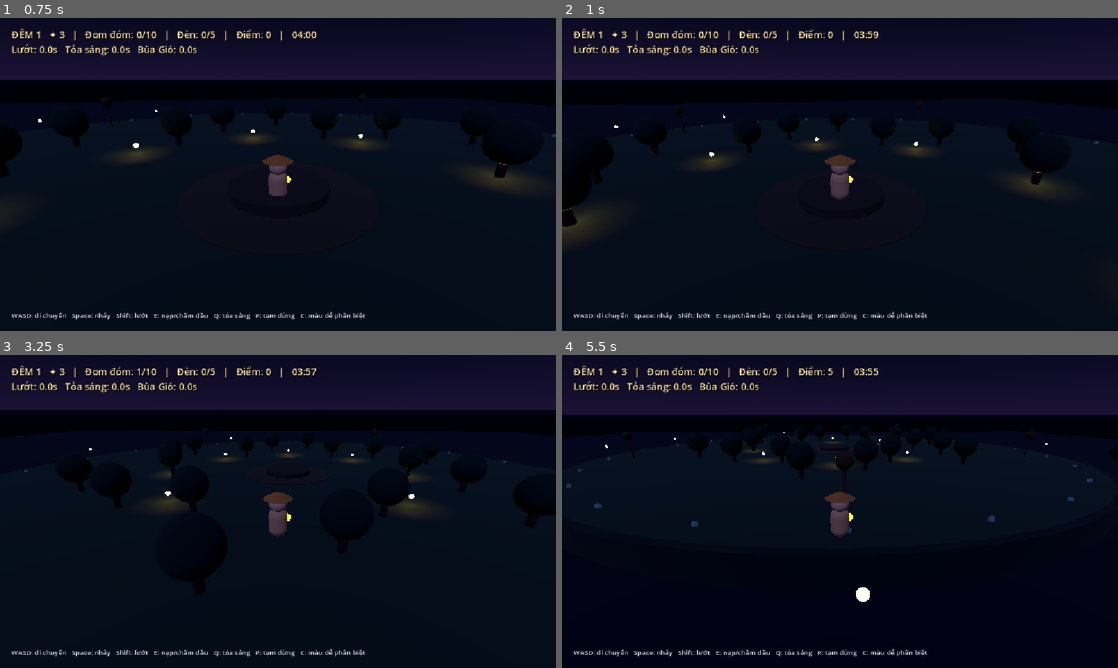
Above: before the commit, frames 1-4 (two rows, left to right).
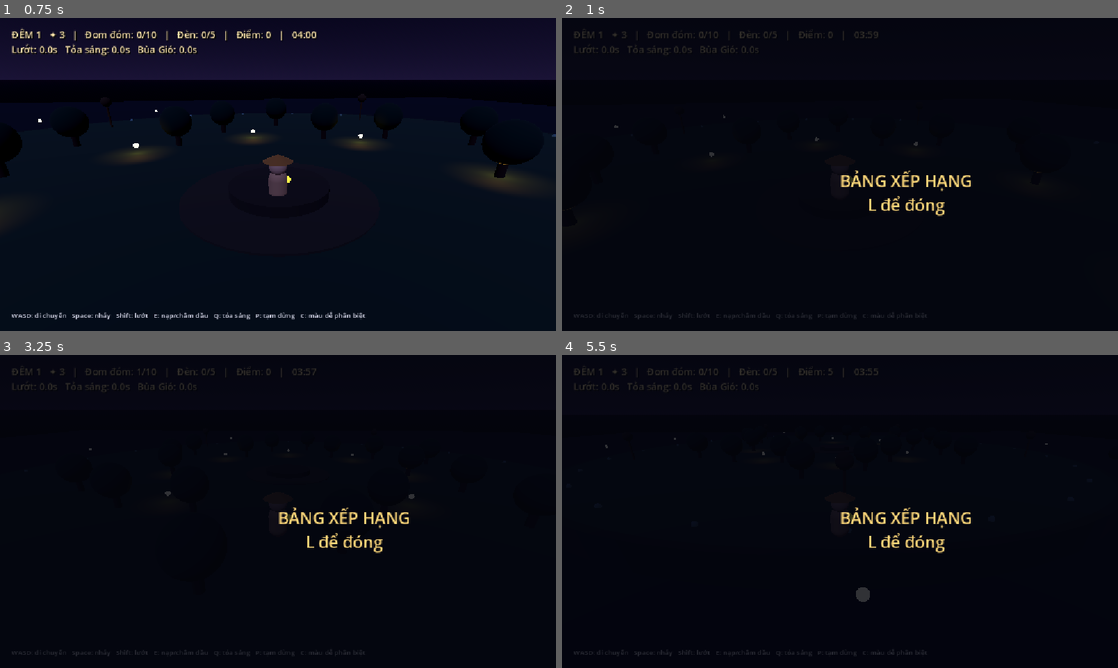
Above: after the commit, the same moments.

Repository: ViTL-AI26/K5-L3A-DAY12-TruongLoiVi-2A202603441-AI-SDLC-Dao-Den-Long
Game: Godot game, scene res://scenes/main.tscn
The game is run twice, just before and just after one commit, with the same random seed, the same clock (stepped at 60 frames per second) and the same inputs.
Inputs (mouse positions are in pixels of both pictures, inside the frame that each line leads up to):
- Up to frame 1 (0.75 s): tap Enter at 0.5 s; move the mouse to (305, 174) at 0.52 s; hold W from 0.53 s (still down); hold Enter from 0.53 s (still down); click (305, 174) at 0.67 s
- Up to frame 2 (1 s): keep holding W; keep holding Enter; tap Space at 0.77 s; tap L at 0.8 s
- Up to frame 3 (3.25 s): keep holding W; move the mouse to (250, 511) at 1.27 s; release Enter at 1.28 s; tap L at 1.35, 3.05 s; tap Space at 1.52, 3.02 s; tap E at 1.55 s; move the mouse to (289, 505) at 2.02 s; hold E 2.03-2.78 s; tap Enter at 2.3, 2.85 s; move the mouse to (272, 517) at 2.77 s; click (272, 517) at 2.92 s
- Up to frame 4 (5.5 s): keep holding W; move the mouse to (878, 514) at 3.52 s; hold E 3.53-4.28 s; tap L at 3.6, 5.3 s; tap Space at 3.77, 4.52 s; move the mouse to (795, 508) at 4.27 s; tap R at 4.35 s; tap Enter at 4.55 s; move the mouse to (845, 511) at 5.02 s; hold E from 5.03 s (still down); click (845, 511) at 5.17 s

Frame 1 is identical in both runs. In frame 2, 12% of the frame differs, in the area x 0-100%, y 3-97%; in frame 3, 11%; in frame 4, 11%.

Commit message:
Complete Phase 4 release tooling

Diff:
--- /dev/null
+++ b/bench.json
@@ -0,0 +1 @@
+{"avg_fps":144.928502383254,"contract_version":"1.3","frame_ms_p95":7.0,"frames":4348,"load_ms":22,"os":"macOS","p1_low_fps":125.0,"peak_mem_mb":83.6425457000732,"renderer":"Godot 4.7.2-stable (official) / gl_compatibility","vsync_off":true}
--- a/game.contract.json
+++ b/game.contract.json
@@ -1,9 +1,11 @@
 {
-  "contract_version": "1.2",
+  "contract_version": "1.3",
   "team": "2A202603441-TruongLoiVi",
   "build_cmd": "godot --headless --path . --editor --quit",
-  "run_cmd": "godot --path .",
+  "run_cmd": "godot --path . --script res://scripts/runtime/run.gd --",
   "headless_cmd": "godot --headless --path . --script res://scripts/headless/main.gd --",
+  "bench_cmd": "godot --path . --script res://scripts/benchmark/main.gd --",
+  "soak_cmd": "godot --headless --path . --script res://scripts/soak/main.gd --",
   "tuning": {
     "player_speed": 6.0,
     "carry_capacity": 10,
--- /dev/null
+++ b/scripts/benchmark/main.gd
@@ -0,0 +1,130 @@
+extends SceneTree
+
+var duration_s := 30.0
+var out_path := "bench.json"
+var started_ms := 0
+var first_frame_ms := 0
+var last_frame_ms := 0
+var measured_s := 0.0
+var samples: Array[float] = []
+var peak_mem_mb := 0.0
+var camera: Camera3D
+
+
+func _initialize() -> void:
+	started_ms = Time.get_ticks_msec()
+	var args := OS.get_cmdline_user_args()
+	for i in range(args.size() - 1):
+		if args[i] == "--duration": duration_s = float(args[i + 1])
+		if args[i] == "--out": out_path = args[i + 1]
+	DisplayServer.window_set_size(Vector2i(1280, 720))
+	DisplayServer.window_set_mode(DisplayServer.WINDOW_MODE_WINDOWED)
+	DisplayServer.window_set_vsync_mode(DisplayServer.VSYNC_DISABLED)
+	_build_scene()
+	process_frame.connect(_frame)
+
+
+func _rss_mb() -> float:
+	var out: Array = []
+	if OS.execute("ps", ["-o", "rss=", "-p", str(OS.get_process_id())], out) == 0 and not out.is_empty():
+		return float(str(out[0]).strip_edges()) / 1024.0
+	return float(OS.get_static_memory_usage()) / 1048576.0
+
+
+func _material(color: Color, glow: float = 0.0) -> StandardMaterial3D:
+	var material := StandardMaterial3D.new()
+	material.albedo_color = color
+	material.metallic = 0.0
+	material.roughness = 0.8
+	material.emission_enabled = glow > 0.0
+	material.emission = color
+	material.emission_energy_multiplier = glow
+	return material
+
+
+func _sphere(parent: Node3D, position: Vector3, radius: float, color: Color, glow: float = 0.0) -> void:
+	var mesh := SphereMesh.new()
+	mesh.radius = radius
+	mesh.height = radius * 2.0
+	var node := MeshInstance3D.new()
+	node.position = position
+	node.mesh = mesh
+	node.material_override = _material(color, glow)
+	parent.add_child(node)
+
+
+func _build_scene() -> void:
+	var world := Node3D.new()
+	get_root().add_child(world)
+	var env := Environment.new()
+	env.background_mode = Environment.BG_COLOR
+	env.background_color = Color("0E1430")
+	env.ambient_light_source = Environment.AMBIENT_SOURCE_COLOR
+	env.ambient_light_color = Color("1B2350")
+	env.ambient_light_energy = 0.5
+	var environment := WorldEnvironment.new()
+	environment.environment = env
+	world.add_child(environment)
+	var island := CylinderMesh.new()
+	island.top_radius = 40.0
+	island.bottom_radius = 40.0
+	island.height = 1.0
+	var island_node := MeshInstance3D.new()
+	island_node.position = Vector3(0,-0.5,0)
+	island_node.mesh = island
+	island_node.material_override = _material(Color("2F5D50"))
+	world.add_child(island_node)
+	for i in 200:
+		var angle := TAU * float(i) / 200.0
+		var radius := 4.0 + 34.0 * sqrt(float(i + 1) / 201.0)
+		_sphere(world, Vector3(cos(angle) * radius, 0.8, sin(angle) * radius), 0.35, Color("120A1A"))
+	for i in 100:
+		var angle := TAU * float(i) / 100.0
+		_sphere(world, Vector3(cos(angle) * 32.0, 0.35, sin(angle) * 32.0), 0.10, Color("FFF6C2"), 1.5)
+	for position in [Vector3(0,0,25), Vector3(23.8,0,7.7), Vector3(14.7,0,-20.2)]:
+		_sphere(world, position + Vector3(0,2,0), 0.55, Color("FFB347"), 2.0)
+		var light := OmniLight3D.new()
+		light.position = position + Vector3(0,2,0)
+		light.light_color = Color("FFB347")
+		light.omni_range = 10.0
+		light.light_energy = 1.5
+		world.add_child(light)
+	camera = Camera3D.new()
+	camera.current = true
+	world.add_child(camera)
+
+
+func _frame() -> void:
+	var now := Time.get_ticks_msec()
+	if first_frame_ms == 0:
+		first_frame_ms = now
+		last_frame_ms = now
+	var dt_ms := maxf(0.001, float(now - last_frame_ms))
+	last_frame_ms = now
+	var elapsed := float(now - first_frame_ms) / 1000.0
+	var angle := TAU * fmod(elapsed, 15.0) / 15.0
+	camera.position = Vector3(cos(angle) * 30.0, 15.0, sin(angle) * 30.0)
+	camera.look_at(Vector3.ZERO)
+	peak_mem_mb = maxf(peak_mem_mb, _rss_mb())
+	if elapsed > 3.0:
+		samples.append(dt_ms)
+		measured_s += dt_ms / 1000.0
+	if measured_s >= duration_s:
+		_finish()
+
+
+func _finish() -> void:
+	if samples.is_empty(): return
+	var sorted := samples.duplicate()
+	sorted.sort()
+	var total := 0.0
+	for value in samples: total += value
+	var p95_index := clampi(int(ceil(0.95 * sorted.size())) - 1, 0, sorted.size() - 1)
+	var k := maxi(1, int(ceil(0.01 * sorted.size())))
+	var worst_total := 0.0
+	for i in range(k): worst_total += sorted[sorted.size() - 1 - i]
+	var report := {"contract_version":"1.3", "avg_fps":1000.0 * samples.size() / total, "p1_low_fps":1000.0 / (worst_total / k), "frame_ms_p95":sorted[p95_index], "frames":samples.size(), "load_ms":first_frame_ms - started_ms, "peak_mem_mb":peak_mem_mb, "vsync_off":true, "renderer":"Godot %s / %s" % [Engine.get_version_info().get("string", "4"), RenderingServer.get_current_rendering_method()], "os":OS.get_name()}
+	var file := FileAccess.open(out_path, FileAccess.WRITE)
+	file.store_string(JSON.stringify(report))
+	file.close()
+	quit(0)
--- a/scripts/gameplay/graphical_game.gd
+++ b/scripts/gameplay/graphical_game.gd
@@ -1,6 +1,7 @@
 extends Node3D
 
 const SimulationScript = preload("res://scripts/core/simulation.gd")
+const LeaderboardScript = preload("res://scripts/runtime/leaderboard.gd")
 const TICK_RATE := 60.0
 const ISLAND_RADIUS := 30.0
 const LANTERN_RADIUS := 20.0
@@ -27,9 +28,19 @@
 var current_night := 1
 var campaign_score := 0
 var colorblind_mode := false
+var current_seed := 0
+var name_input: LineEdit
+var awaiting_score_name := false
+var viewing_leaderboard := false
 
 
 func _ready() -> void:
+	var args := OS.get_cmdline_user_args()
+	for i in range(args.size() - 1):
+		if args[i] == "--export-leaderboard":
+			LeaderboardScript.export_to(args[i + 1])
+			get_tree().quit(0)
+			return
 	_load_settings()
 	if get_tree().has_meta("lantern_current_night"):
 		current_night = int(get_tree().get_meta("lantern_current_night"))
@@ -40,7 +51,8 @@
 
 func _start_game() -> void:
 	sim = SimulationScript.new()
-	sim.initialize(randi(), current_night)
+	current_seed = randi()
+	sim.initialize(current_seed, current_night)
 	_setup_default_entities()
 	_build_player()
 	_build_camera()
@@ -177,6 +189,13 @@
 	message.add_theme_font_size_override("font_size", 34)
 	message.add_theme_color_override("font_color", Color(1.0,0.85,0.48))
 	overlay.add_child(message)
+	name_input = LineEdit.new()
+	name_input.placeholder_text = "Tên 3–12 ký tự [A-Za-z0-9_] rồi Enter"
+	name_input.custom_minimum_size = Vector2(420, 42)
+	name_input.position = Vector2(-210, 100)
+	name_input.set_anchors_preset(Control.PRESET_CENTER)
+	name_input.visible = false
+	overlay.add_child(name_input)
 	overlay.visible = false
 
 
@@ -202,7 +221,12 @@
 				message.text = "BÌNH MINH\nTổng điểm: %d\nNhấn R để chơi lại từ Đêm 1" % campaign_score
 		else:
 			message.text = "ĐÊM TỐI BAO TRÙM\nNhấn R để chơi lại Đêm %d" % current_night
-	if overlay.visible and Input.is_key_pressed(KEY_ENTER) and last_state == "won" and current_night < 3:
+		if last_state != "won" or current_night == 3:
+			awaiting_score_name = true
+			name_input.visible = true
+			name_input.grab_focus()
+			message.text += "\nNhập tên để lưu điểm"
+	if overlay.visible and Input.is_key_pressed(KEY_ENTER) and not awaiting_score_name and last_state == "won" and current_night < 3:
 		get_tree().set_meta("lantern_current_night", current_night + 1)
 		get_tree().set_meta("lantern_campaign_score", campaign_score)
 		get_tree().reload_current_scene()
@@ -242,6 +266,21 @@
 		camera_pitch = clampf(camera_pitch - event.relative.y * 0.002, -0.85, 0.1)
 	if event is InputEventKey and event.pressed and event.keycode == KEY_ESCAPE:
 		Input.mouse_mode = Input.MOUSE_MODE_VISIBLE
+	if event is InputEventKey and event.pressed and event.keycode == KEY_ENTER and awaiting_score_name:
+		var won := current_night if last_state == "won" else current_night - 1
+		if LeaderboardScript.submit(name_input.text, campaign_score + sim.game_state.score, won, current_seed):
+			awaiting_score_name = false
+			name_input.visible = false
+			message.text += "\nĐã lưu bảng xếp hạng."
+	if event is InputEventKey and event.pressed and not event.echo and event.keycode == KEY_L:
+		viewing_leaderboard = not viewing_leaderboard
+		if viewing_leaderboard:
+			overlay.visible = true
+			var lines := ["BẢNG XẾP HẠNG"]
+			for row in LeaderboardScript.entries(): lines.append("%s  %d  (%d đêm)" % [row["name"], row["score"], row["nights_won"]])
+			message.text = "\n".join(lines) + "\nL để đóng"
+		else:
+			overlay.visible = sim.game_state.state != "playing"
 	if event is InputEventKey and event.pressed and not event.echo and event.keycode == KEY_C:
 		colorblind_mode = not colorblind_mode
 		_save_settings()
--- /dev/null
+++ b/scripts/runtime/leaderboard.gd
@@ -0,0 +1,37 @@
+extends RefCounted
+class_name LocalLeaderboard
+
+const PATH := "user://leaderboard.json"
+const MAX_ENTRIES := 10
+
+
+static func entries() -> Array:
+	if not FileAccess.file_exists(PATH):
+		return []
+	var file := FileAccess.open(PATH, FileAccess.READ)
+	var parsed: Variant = JSON.parse_string(file.get_as_text())
+	file.close()
+	return parsed.get("entries", []) if parsed is Dictionary and parsed.get("entries", []) is Array else []
+
+
+static func submit(name: String, score: int, nights_won: int, seed: int) -> bool:
+	if not name.is_valid_identifier() or name.length() < 3 or name.length() > 12:
+		return false
+	var rows := entries()
+	rows.append({"name":name, "score":score, "nights_won":clampi(nights_won, 0, 3), "achieved_at":Time.get_datetime_string_from_system(true) + "Z", "seed":seed})
+	rows.sort_custom(func(a, b): return int(a["score"]) > int(b["score"]) or (int(a["score"]) == int(b["score"]) and str(a["achieved_at"]) < str(b["achieved_at"])))
+	if rows.size() > MAX_ENTRIES:
+		rows.resize(MAX_ENTRIES)
+	var file := FileAccess.open(PATH, FileAccess.WRITE)
+	file.store_string(JSON.stringify({"entries":rows}))
+	file.close()
+	return true
+
+
+static func export_to(path: String) -> bool:
+	var file := FileAccess.open(path, FileAccess.WRITE)
+	if file == null:
+		return false
+	file.store_string(JSON.stringify({"entries":entries()}))
+	file.close()
+	return true
--- /dev/null
+++ b/scripts/runtime/run.gd
@@ -0,0 +1,12 @@
+extends SceneTree
+
+const LeaderboardScript = preload("res://scripts/runtime/leaderboard.gd")
+
+
+func _initialize() -> void:
+	var args := OS.get_cmdline_user_args()
+	for i in range(args.size() - 1):
+		if args[i] == "--export-leaderboard":
+			quit(0 if LeaderboardScript.export_to(args[i + 1]) else 1)
+			return
+	change_scene_to_file("res://scenes/main.tscn")
--- /dev/null
+++ b/scripts/soak/main.gd
@@ -0,0 +1,88 @@
+extends SceneTree
+
+const SimulationScript = preload("res://scripts/core/simulation.gd")
+const RNGScript = preload("res://scripts/core/rng.gd")
+
+
+func _initialize() -> void:
+	call_deferred("_run")
+
+
+func _circle(center: Vector3, radius: float, count: int, start_deg: float = 0.0, y: float = 0.0) -> Array:
+	var values: Array = []
+	for i in count:
+		var a := deg_to_rad(start_deg + 360.0 * float(i) / count)
+		values.append(Vector3(center.x + cos(a) * radius, y, center.z + sin(a) * radius))
+	return values
+
+
+func _setup(sim, night: int) -> void:
+	var lanterns: Array = []
+	var motes: Array = []
+	var shades: Array = []
+	if night == 1:
+		lanterns = [Vector3(0,0,25), Vector3(23.8,0,7.7), Vector3(14.7,0,-20.2), Vector3(-14.7,0,-20.2), Vector3(-23.8,0,7.7)]
+		motes = _circle(Vector3.ZERO, 12, 8) + _circle(Vector3.ZERO, 33, 16)
+		shades = _circle(Vector3.ZERO, 37, 12, 15)
+	elif night == 2:
+		lanterns = [Vector3(0,0,20), Vector3(17,0,-10), Vector3(-17,0,-10), Vector3(70,0,20), Vector3(87,0,-10), Vector3(53,0,-10)]
+		motes = _circle(Vector3.ZERO, 10, 4) + _circle(Vector3.ZERO, 22, 8) + _circle(Vector3(70,0,0), 10, 4) + _circle(Vector3(70,0,0), 22, 8)
+		shades = _circle(Vector3.ZERO, 26, 8, 22.5) + _circle(Vector3(70,0,0), 26, 8, 22.5)
+	else:
+		lanterns = [Vector3(0,6,6), Vector3(18,3,10), Vector3(-18,3,10), Vector3(35,0,-10), Vector3(-35,0,-10), Vector3(20,0,-35), Vector3(-20,0,-35)]
+		motes = _circle(Vector3.ZERO, 34, 18) + _circle(Vector3.ZERO, 18, 8, 20, 3) + _circle(Vector3.ZERO, 5, 4, 45, 6)
+		shades = _circle(Vector3.ZERO, 43, 16, 22.5)
+	for i in lanterns.size():
+		sim.game_state.lanterns.append({"id":"L%d" % (i+1), "pos":lanterns[i], "deposited":0, "lit":false, "fuel_ticks":0, "ever_lit":false, "relit_count":0})
+	sim.game_state.mote_spawn_points = motes
+	sim.game_state.shade_spawn_points = shades
+	for i in range(mini(20, motes.size())):
+		sim.game_state.motes.append({"id":"M%d" % (i+1), "pos":motes[i], "kind":"random", "ttl_ticks":-1, "born_tick":-1})
+
+
+func _rss_mb() -> float:
+	var out: Array = []
+	if OS.execute("ps", ["-o", "rss=", "-p", str(OS.get_process_id())], out) != 0 or out.is_empty():
+		return float(OS.get_static_memory_usage()) / 1048576.0
+	return float(str(out[0]).strip_edges()) / 1024.0
+
+
+func _run() -> void:
+	var args := OS.get_cmdline_user_args()
+	var seed := 7
+	var nights := 10
+	var out_path := "soak.json"
+	for i in range(args.size() - 1):
+		if args[i] == "--seed": seed = int(args[i + 1])
+		if args[i] == "--nights": nights = int(args[i + 1])
+		if args[i] == "--out": out_path = args[i + 1]
+	var started := Time.get_ticks_msec()
+	var results: Array = []
+	var crashes := 0
+	var mem_start := 0.0
+	for index in nights:
+		var night := index % 3 + 1
+		var sim = SimulationScript.new()
+		sim.initialize(seed + index + 1, night)
+		_setup(sim, night)
+		var rng = RNGScript.new()
+		rng.seed(seed + index + 1)
+		var frame := {"move":[0.0,0.0], "jump":false, "dash":false, "pulse":false, "interact":false, "pause":false}
+		var max_ticks := int(sim.game_state.initial_time_left_s * 60.0)
+		for tick in max_ticks:
+			if tick % 30 == 0:
+				var options := [[-1.0,0.0],[1.0,0.0],[0.0,-1.0],[0.0,1.0],[0.0,0.0]]
+				frame["move"] = options[int(rng.next_u32() % options.size())]
+			frame["jump"] = float(rng.next_u32() % 100) < 5.0
+			frame["dash"] = float(rng.next_u32() % 100) < 3.0
+			frame["pulse"] = float(rng.next_u32() % 100) < 2.0
+			frame["interact"] = float(rng.next_u32() % 100) < 10.0
+			sim.step(frame)
+			if sim.game_state.state != "playing": break
+		results.append(sim.game_state.state)
+		if index == 0: mem_start = _rss_mb()
+	var report := {"nights":nights, "crashes":crashes, "results":results, "mem_start_mb":mem_start, "mem_end_mb":_rss_mb(), "duration_s":(Time.get_ticks_msec()-started)/1000.0}
+	var file := FileAccess.open(out_path, FileAccess.WRITE)
+	file.store_string(JSON.stringify(report))
+	file.close()
+	quit(0)
--- /dev/null
+++ b/soak.json
@@ -0,0 +1 @@
+{"crashes":0,"duration_s":8.95,"mem_end_mb":55.3891162872314,"mem_start_mb":55.4028034210205,"nights":10,"results":["lost","lost","lost","lost","lost","lost","lost","lost","lost","lost"]}
Not shown, changed: AGENTS.md
Not shown, changed: CHANGELOG.md
Not shown, changed: CREDITS.md
Not shown, added: docs/PHASE-4-AUDIT.md
Not shown, added: docs/RETROSPECTIVE-v1.0.0.md
Not shown, added: docs/plans/phase-4-plan.md
Not shown, added: docs/specs/TICKET-04.md
Not shown, added: docs/specs/test-contract-v1.3.md
